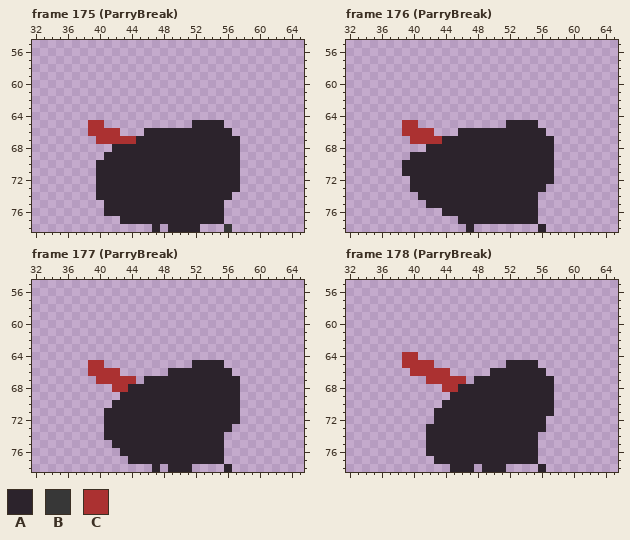
File history of a pixel-art file, Assets/TheDarkSerise/The DARK Series - The Blood King/The Blood King/The Blood King.aseprite. Above: the version before the commit.
168x79 pixels, 181 frames. Colours within 5 levels of each other are drawn and written as one. Shown: frame 175 (ParryBreak): x 32..65, y 55..78; frame 176 (ParryBreak): x 32..65, y 55..78; frame 177 (ParryBreak): x 32..65, y 55..78; frame 178 (ParryBreak): x 32..65, y 55..78. The commit also changed other frames, which this record leaves out.
Palette (. is transparent): A #2c232c  B #373737  C #ab3131
The same view after the edit:
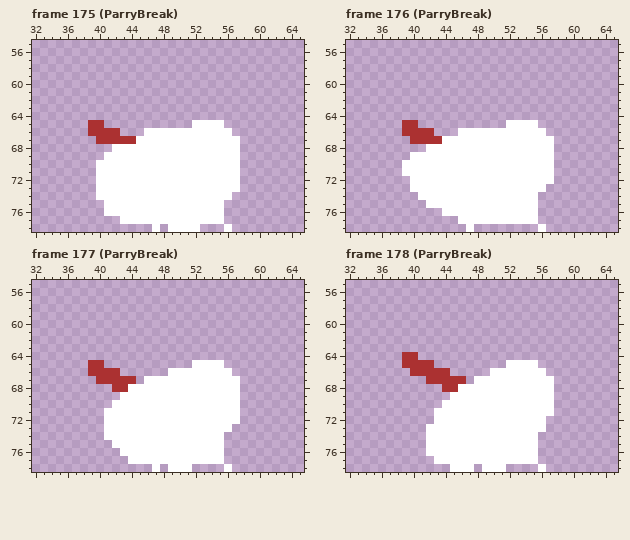
The edit:
@@ palette @@
-A #2c232c
+A #ffffff
--- frame 175 (ParryBreak), layer "Body"
@@ x 54..58 @@
 77 AA...
-78 ..B..
+78 ..A..
Pixel boxes of the changes (left, top, right, bottom) in both pictures:
changed: (96, 120, 240, 232)
changed: (402, 120, 554, 232)
changed: (104, 360, 240, 472)
changed: (426, 360, 554, 472)
